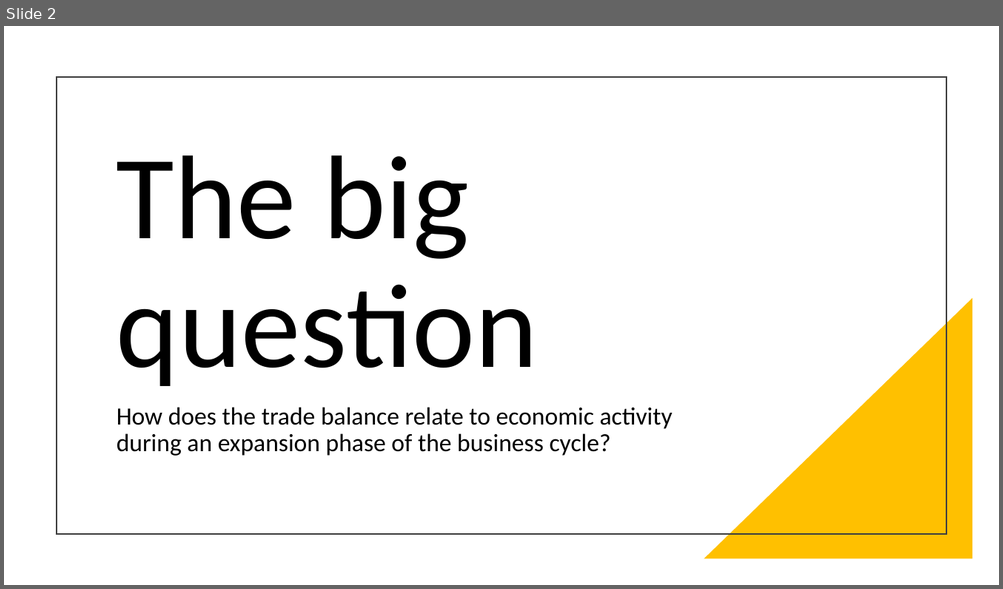
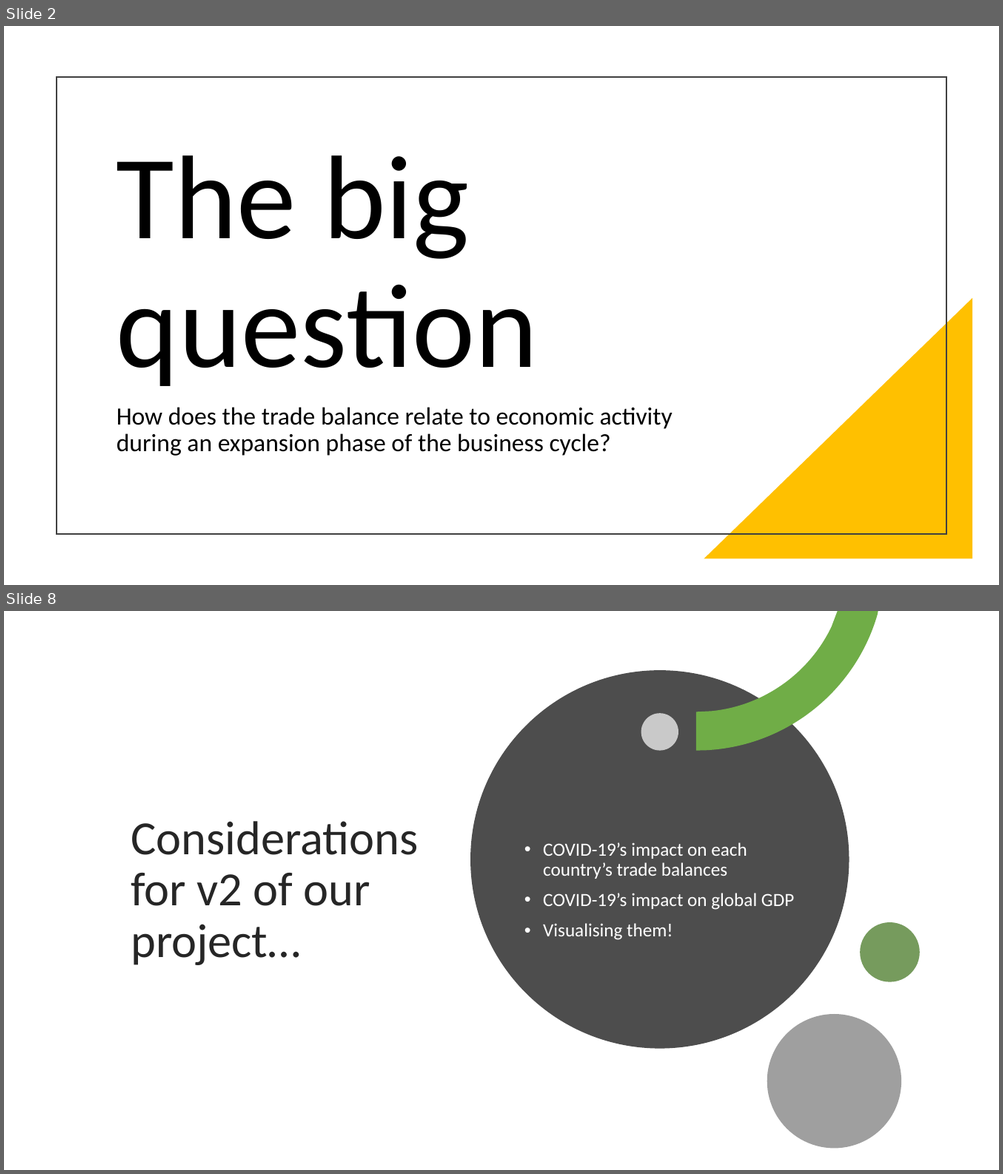
Before and after one commit to MATaylor0/data-viz-project, a slide deck: World Choropleth of Countries Trade Balance.pptx. Shown one above the other, each under a label of ours: slide 2 before the commit, slides 2 and 8 after it; the slides between them are not shown. The pictures are 1003x589 and 1003x1174 pixels, drawn with LibreOffice and Linux fonts; fonts in the diff are those of the drawing. Boxes give left, top, right and bottom in pixels: in the first picture for what was removed or moved away, otherwise in the second. Text is boxed around its words. In the diff, an @@ line names an element or a change of style, - is before the commit and + after.

```diff
--- a/World Choropleth of Countries Trade Balance.pptx
+++ b/World Choropleth of Countries Trade Balance.pptx
@@ slide 8 added at (4, 611, 999, 1170), background #FFFFFF @@
@@ freeform shape added at (696, 611, 878, 751), fill #70AD47 @@
@@ freeform shape added at (470, 671, 848, 1049), fill #4D4D4D @@
@@ ellipse added at (641, 713, 678, 751), fill #FFFFFF at 70% opacity @@
@@ title added at (131, 821, 418, 965), 46 pt, text #262626 @@
+Considerations for v2 of our project…
@@ text added at (543, 843, 794, 940), 18 pt, text #FFFFFF @@
+• COVID-19’s impact on each country’s trade balances
+• COVID-19’s impact on global GDP
+• Visualising them!
@@ ellipse added at (859, 923, 919, 982), fill #548235 at 80% opacity @@
@@ ellipse added at (767, 1014, 902, 1149), fill #404040 at 50% opacity @@
```
Also in this commit, not shown: 4 slides changed, 3 other slides added, 1 slide removed, 11 other files.
